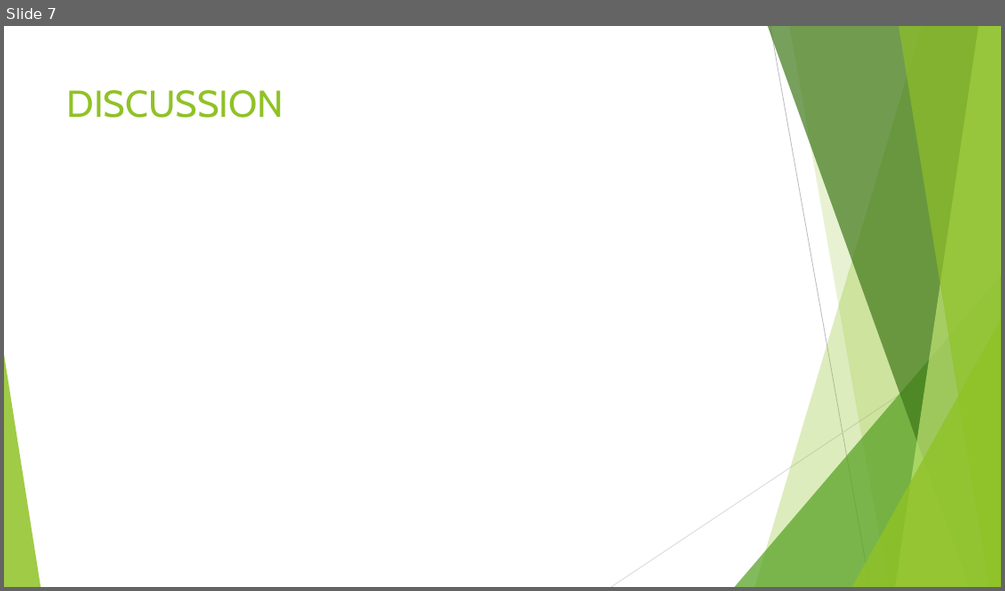
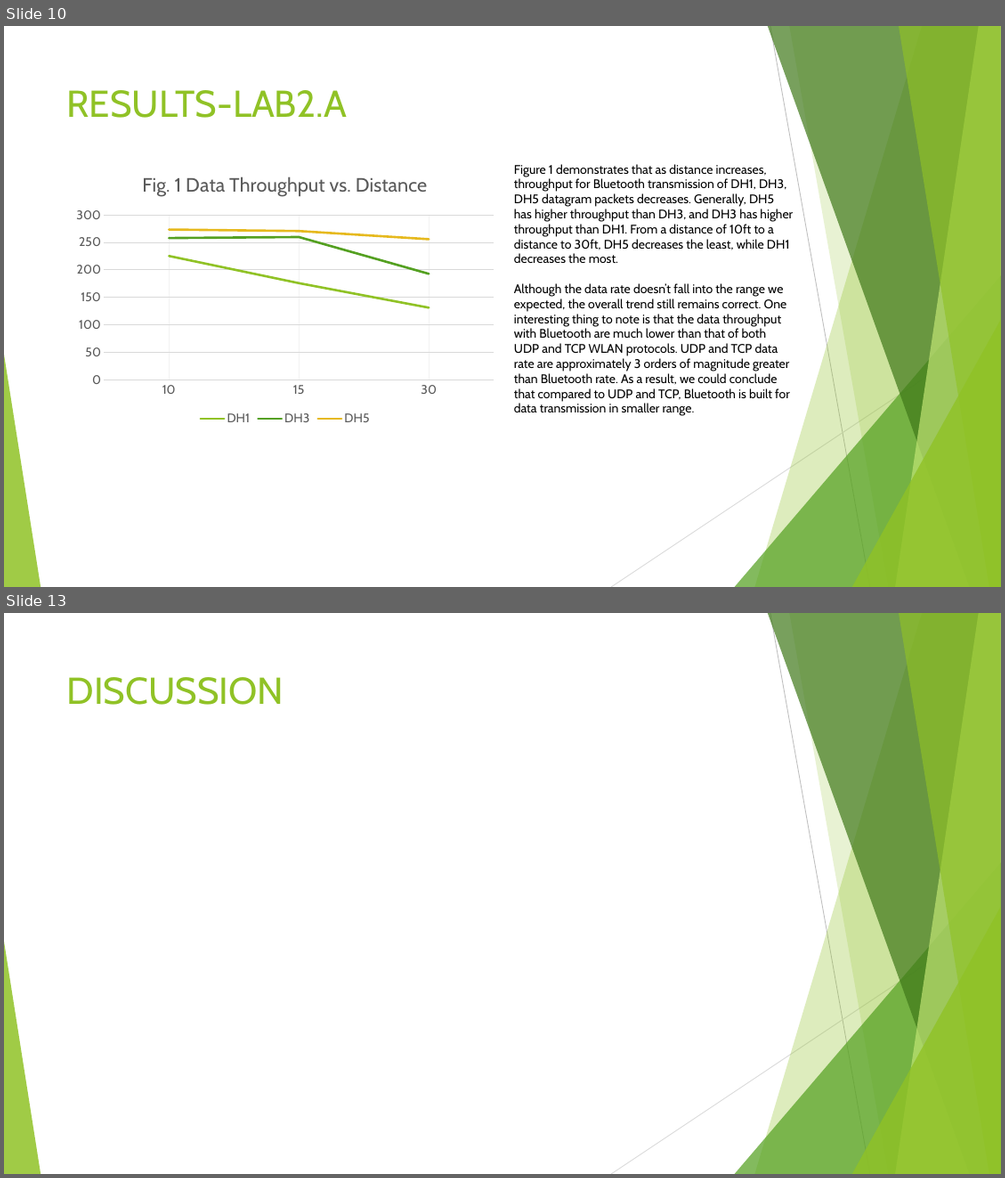
Before and after one commit to JenniferXYZ/cs-117, a slide deck: LAB REPORT.pptx. Shown one above the other, each under a label of ours: slide 7 before the commit, slides 10 and 13 after it; the slides between them are not shown. The pictures are 1005x591 and 1005x1178 pixels, drawn with LibreOffice and Linux fonts; fonts in the diff are those of the drawing. Boxes give left, top, right and bottom in pixels: in the first picture for what was removed or moved away, otherwise in the second. Text is boxed around its words. In the diff, an @@ line names an element or a change of style, - is before the commit and + after.

```diff
--- a/LAB REPORT.pptx
+++ b/LAB REPORT.pptx
@@ slide 10 added at <box>4,26,1001,587</box>, background #FFFFFF; not listed: 10 template elements that a slide beside it also shows @@
@@ title added at <box>67,90,347,118</box>, 36 pt, text #90C226 @@
+RESULTS-LAB2.A
@@ line chart added at <box>67,158,502,429</box> @@
+title "Fig. 1 Data Throughput vs. Distance "
+categories: 10, 15, 30
+DH1: 225, 176, 131
+DH3: 258, 260, 193
+DH5: 274, 271, 256
@@ text added at <box>514,164,793,416</box>, 12 pt, text #000000 @@
+Figure 1 demonstrates that as distance increases, throughput for Bluetooth transmission of DH1, DH3, DH5 datagram packets decreases. Generally, DH5 has higher throughput than DH3, and DH3 has higher throughput than DH1. From a distance of 10ft to a distance to 30ft, DH5 decreases the least, while DH1 decreases the most.
+Although the data rate doesn’t fall into the range we expected, the overall trend still remains correct. One interesting thing to note is that the data throughput with Bluetooth are much lower than that of both UDP and TCP WLAN protocols. UDP and TCP data rate are approximately 3 orders of magnitude greater than Bluetooth rate. As a result, we could conclude that compared to UDP and TCP, Bluetooth is built for data transmission in smaller range.
@@ what was slide 7 is now slide 13 @@
```
Also in this commit, not shown: 1 slide changed, 6 other slides added, 1 slide removed.
